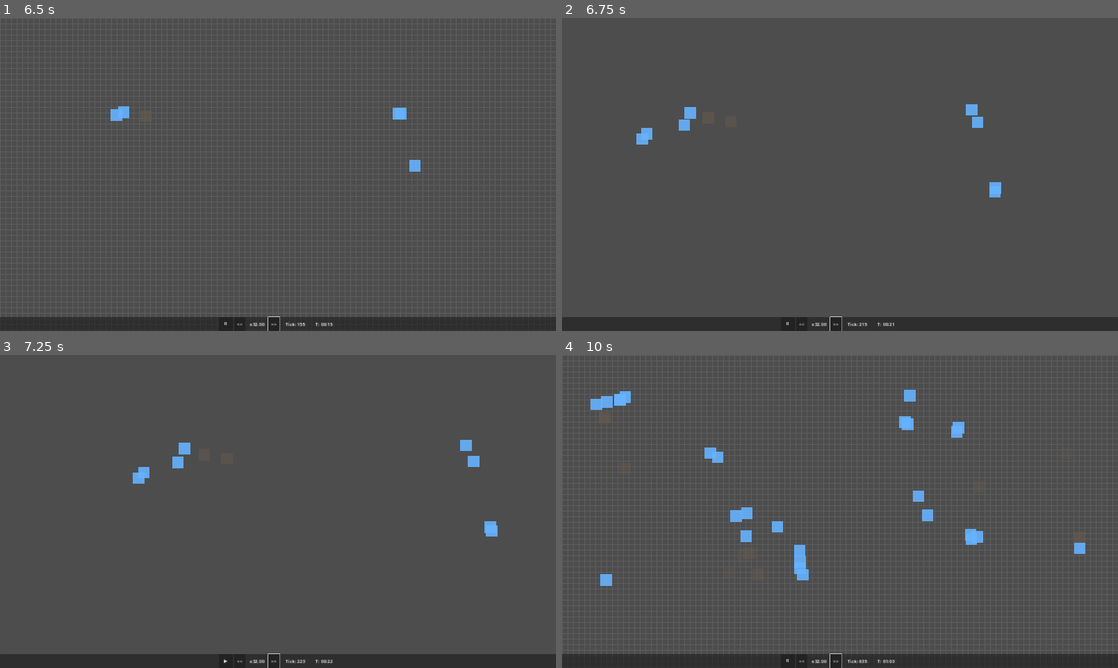
Above: before the commit, frames 1-4 (two rows, left to right).
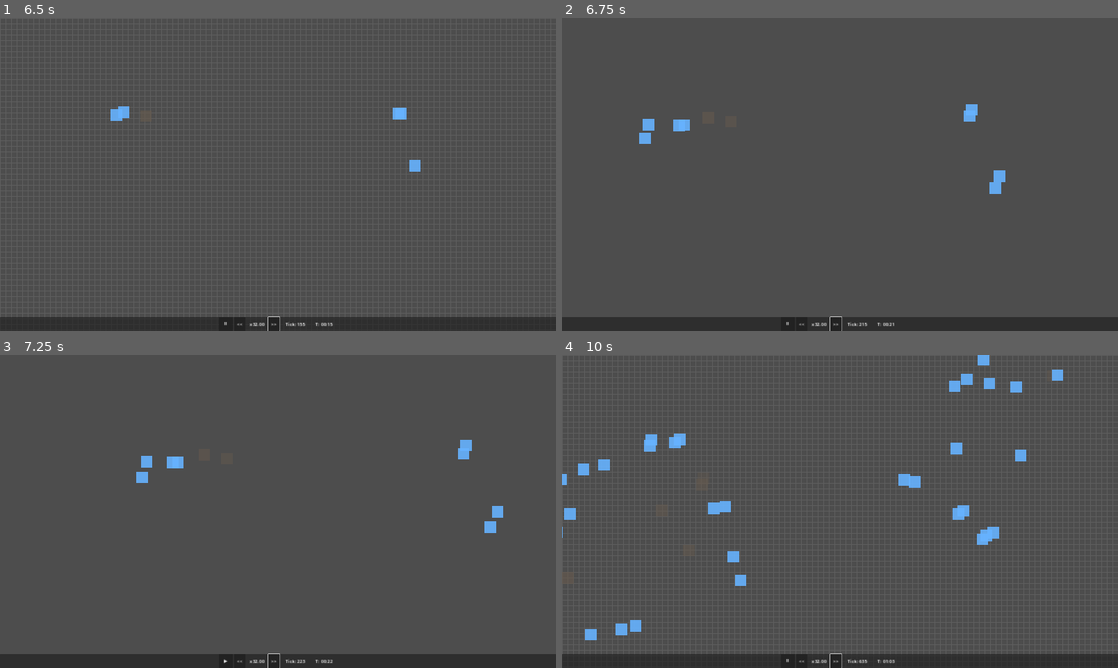
Above: after the commit, the same moments.

Repository: trinityUwU/Primordia
Game: Godot game, scene res://scenes/World.tscn
Two runs of this game, one before a commit and one after it. Both use one fixed random seed, a clock stepped at 60 frames per second and the inputs below.
Inputs (mouse positions are in pixels of both pictures, inside the frame that each line leads up to):
- Up to frame 1 (6.5 s): click "⏸" at 0.5 s; click "▶" at 1.25 s; click "<<" at 2 s; click ">>" at 2.75 s; tap Enter at 3.5, 5 s; move the mouse to (400, 158) at 3.52 s; hold D 3.53-4.28 s; tap G at 3.6 s; click (400, 158) at 3.67 s; tap Space at 3.77, 4.25, 4.52, 6.02 s; move the mouse to (166, 190) at 4.27 s; hold S 4.28-5.03 s; tap 1 at 4.35 s; move the mouse to (333, 105) at 5.02 s; hold D 5.03-5.78 s; tap 2 at 5.1 s; move the mouse to (250, 237) at 5.77 s; hold W from 5.78 s (still down); tap 3 at 5.85 s; click (250, 237) at 5.92 s
- Up to frame 2 (6.75 s): move the mouse to (1006, 221) at 6.52 s; release W at 6.53 s; hold A from 6.53 s (still down); tap G at 6.6 s
- Up to frame 3 (7.25 s): keep holding A; tap Space at 6.77 s
- Up to frame 4 (10 s): move the mouse to (673, 464) at 7.27 s; tap 1 at 7.35 s; tap Space at 7.52, 9.02, 9.77 s; move the mouse to (867, 511) at 8.02 s; release A at 8.03 s; hold S 8.03-8.78 s; tap 2 at 8.1 s; click (867, 511) at 8.17 s; move the mouse to (756, 433) at 8.77 s; hold D 8.78-9.53 s; tap 3 at 8.85 s; move the mouse to (962, 495) at 9.52 s; hold W from 9.53 s (still down); tap G at 9.6 s

Frame 1 is identical in both runs. In frame 2, 0.4% of the frame differs, in the area x 13-80%, y 28-58%; in frame 3, 0.5%; in frame 4, 3.7%, in the area x 0-95%, y 0-92%.

Commit message:
perf: 3 fixes — alive count cache, spatial hash, diffusion buffer reuse
- AgentPool: replace O(n) get_population_count() with cached _alive_count
  maintained in spawn/kill — eliminates 640K ops/tick at 800 agents
- AgentPool: spatial hash (64px cells) for get_agents_in_radius()
  rebuilt once per tick before _process_agents; virus infection
  goes from O(viruses×agents) to O(agents + viruses×local_cells)
- WorldGrid: pre-allocate _buf per chunk field, swap instead of alloc
  in _diffuse_chunk() — zero Array allocations after first chunk creation

Co-Authored-By: Claude Sonnet 4.6 <noreply@anthropic.com>

Diff:
--- a/scripts/autoloads/WorldGrid.gd
+++ b/scripts/autoloads/WorldGrid.gd
@@ -50,7 +50,13 @@
 		arr.resize(cells)
 		arr.fill(DEFAULT_VALUES[key])
 		fields[key] = arr
-	var chunk: Dictionary = { "fields": fields, "last_active": _wall_clock }
+	var buf: Dictionary = {}
+	for key in FIELD_KEYS:
+		var arr: Array[float] = []
+		arr.resize(cells)
+		arr.fill(0.0)
+		buf[key] = arr
+	var chunk: Dictionary = { "fields": fields, "_buf": buf, "last_active": _wall_clock }
 	_chunks[chunk_coord] = chunk
 	return chunk
 
@@ -143,8 +149,7 @@
 func _diffuse_chunk(coord: Vector2i, key: String, rate: float) -> void:
 	var chunk: Dictionary = get_or_create_chunk(coord)
 	var src: Array = chunk["fields"][key]
-	var dst: Array[float] = []
-	dst.resize(CHUNK_SIZE * CHUNK_SIZE)
+	var dst: Array = chunk["_buf"][key]
 	var s: int = CHUNK_SIZE
 	for y in range(1, s - 1):
 		for x in range(1, s - 1):
@@ -156,6 +161,7 @@
 			)
 			dst[idx] = src[idx] + rate * laplacian
 	_copy_chunk_border(src, dst, s)
+	chunk["_buf"][key] = src
 	chunk["fields"][key] = dst
 
 
--- a/scripts/managers/AgentPool.gd
+++ b/scripts/managers/AgentPool.gd
@@ -10,9 +10,12 @@
 const TICK_STRIDE: int = 2
 const DEAD_DECAY_TICKS: int = 300
 const SPORE_MIN_TIMER: int = 100
+const SPATIAL_CELL: float = 64.0
 
 var count: int = 0
+var _alive_count: int = 0
 var _dirty: bool = false
+var _spatial: Dictionary = {}
 
 var pos_x: PackedFloat32Array
 var pos_y: PackedFloat32Array
@@ -102,6 +105,7 @@
 	spore_timer[i]       = 0
 	if i == count:
 		count += 1
+	_alive_count += 1
 	return i
 
 
@@ -131,6 +135,7 @@
 	spore_timer[i]       = 0
 	if i == count:
 		count += 1
+	_alive_count += 1
 	return i
 
 
@@ -138,6 +143,7 @@
 	if flags[i] & FLAG_ALIVE == 0:
 		return
 	flags[i] &= ~FLAG_ALIVE
+	_alive_count -= 1
 	dead_timer[i] = DEAD_DECAY_TICKS
 	var gx: int = int(pos_x[i] / WorldGrid.CELL_SIZE)
 	var gy: int = int(pos_y[i] / WorldGrid.CELL_SIZE)
@@ -150,27 +156,44 @@
 
 
 func get_population_count() -> int:
-	var n: int = 0
+	return _alive_count
+
+
+func _rebuild_spatial() -> void:
+	_spatial.clear()
 	for i in count:
-		if flags[i] & FLAG_ALIVE:
-			n += 1
-	return n
+		if flags[i] & FLAG_ALIVE == 0:
+			continue
+		var cell: Vector2i = Vector2i(
+			floori(pos_x[i] / SPATIAL_CELL),
+			floori(pos_y[i] / SPATIAL_CELL)
+		)
+		if not _spatial.has(cell):
+			_spatial[cell] = PackedInt32Array()
+		_spatial[cell].append(i)
 
 
 func get_agents_in_radius(px: float, py: float, radius: float) -> PackedInt32Array:
 	var result: PackedInt32Array = PackedInt32Array()
 	var r2: float = radius * radius
-	for i in count:
-		if flags[i] & FLAG_ALIVE == 0:
-			continue
-		var dx: float = pos_x[i] - px
-		var dy: float = pos_y[i] - py
-		if dx * dx + dy * dy <= r2:
-			result.append(i)
+	var cell_radius: int = ceili(radius / SPATIAL_CELL)
+	var cx: int = floori(px / SPATIAL_CELL)
+	var cy: int = floori(py / SPATIAL_CELL)
+	for dy in range(-cell_radius, cell_radius + 1):
+		for dx in range(-cell_radius, cell_radius + 1):
+			var cell: Vector2i = Vector2i(cx + dx, cy + dy)
+			if not _spatial.has(cell):
+				continue
+			for i in _spatial[cell]:
+				var ddx: float = pos_x[i] - px
+				var ddy: float = pos_y[i] - py
+				if ddx * ddx + ddy * ddy <= r2:
+					result.append(i)
 	return result
 
 
 func _on_tick(tick: int) -> void:
+	_rebuild_spatial()
 	_process_agents(tick)
 	compact_dead()
 	_dirty = true
@@ -284,7 +307,7 @@
 func _check_division(i: int) -> void:
 	if energy[i] < division_threshold[i]:
 		return
-	if get_population_count() >= MAX_AGENTS:
+	if _alive_count >= MAX_AGENTS:
 		return
 	var angle: float = randf() * TAU
 	var child_genome: Dictionary = _mutate_genome_inline(i)
--- a/scripts/managers/ChunkSpawner.gd
+++ b/scripts/managers/ChunkSpawner.gd
@@ -35,9 +35,9 @@
 
 
 func _maybe_spawn() -> void:
-	if AgentPool.get_population_count() >= MAX_AGENTS:
+	if AgentPool._alive_count >= MAX_AGENTS:
 		return
-	var to_spawn: int = mini(SPAWN_PER_TICK, MAX_AGENTS - AgentPool.get_population_count())
+	var to_spawn: int = mini(SPAWN_PER_TICK, MAX_AGENTS - AgentPool._alive_count)
 	var spawned: int = 0
 	var attempts: int = 0
 	while spawned < to_spawn and attempts < to_spawn * 4:
